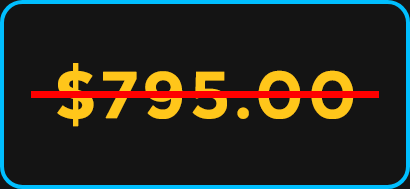
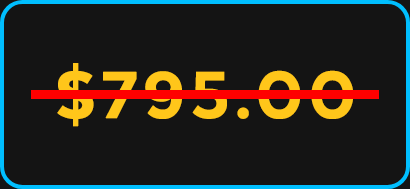
Revision of a layered (410, 189) image; what changed, layer by layer:
renamed "Line 1" to "Line 2", painted on it over [31, 90, 379, 99]
